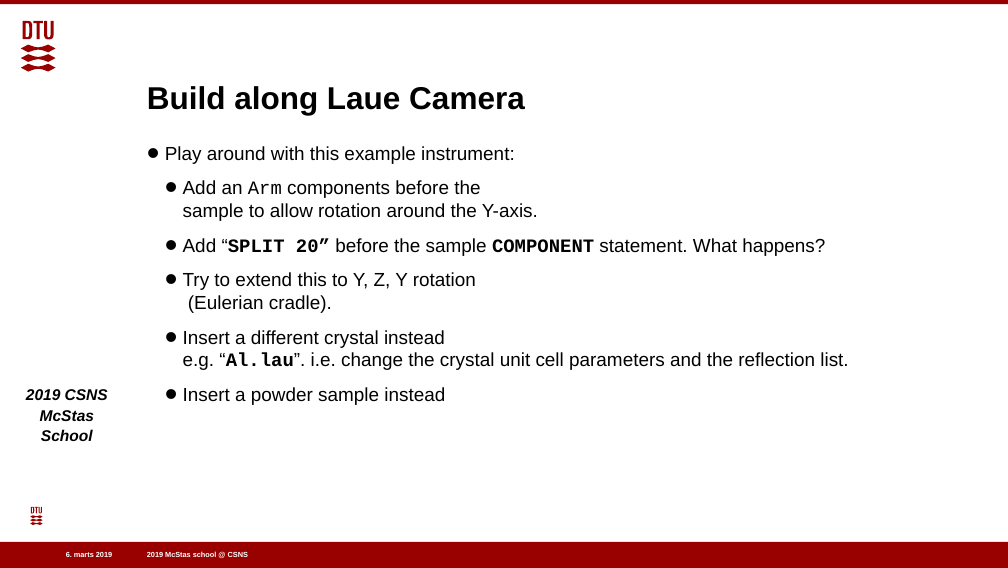
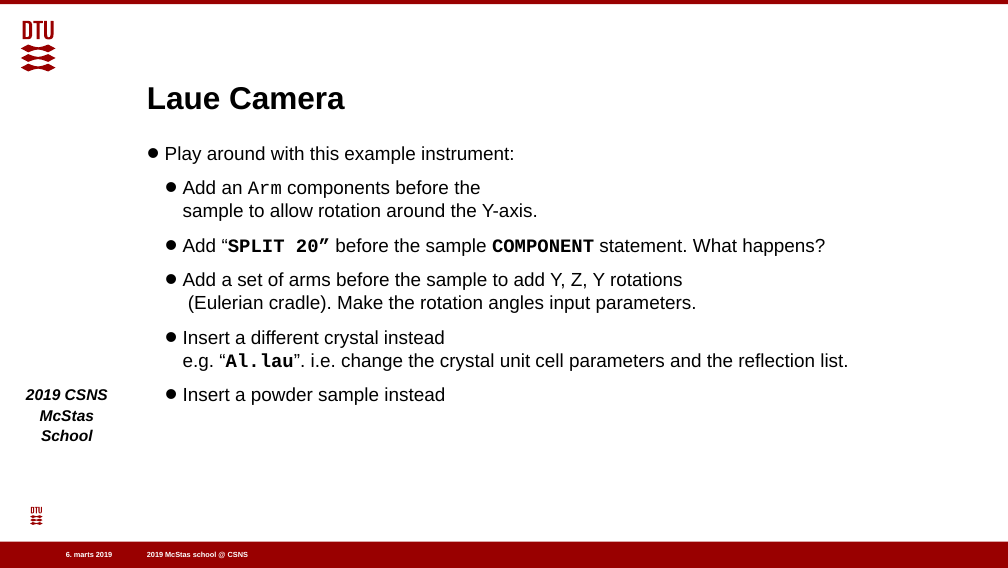
Before and after one commit to eddymaoui/Schools, a slide deck: slide 9 of CSNS_March_2019/3_Wednesday_March_27th/3_sample_and_keyword_exercise/3_sample_practical_powders_sx.pptx. Drawn at 1008x568 pixels with LibreOffice and Linux fonts; fonts in the diff are those of the drawing; background and template pictures are left out. Boxes give left, top, right and bottom in pixels: in the first picture for what was removed or moved away, otherwise in the second. Text is boxed around its words. In the diff, an @@ line names an element or a change of style, - is before the commit and + after.

Commit message:
update Laue and poweder exercise

```diff
--- a/CSNS_March_2019/3_Wednesday_March_27th/3_sample_and_keyword_exercise/3_sample_practical_powders_sx.pptx
+++ b/CSNS_March_2019/3_Wednesday_March_27th/3_sample_and_keyword_exercise/3_sample_practical_powders_sx.pptx
@@ text at (x1=147, y1=87, x2=345, y2=110): text changed @@
-Build along Laue Camera
+Laue Camera
@@ text at (x1=188, y1=272, x2=697, y2=313): text changed @@
-  • Try to extend this to Y, Z, Y rotation
-    (Eulerian cradle).
+  • Add a set of arms before the sample to add Y, Z, Y rotations
+    (Eulerian cradle). Make the rotation angles input parameters.
```
Also in this commit, not shown: 14 other slides changed, 1 slide added, 2 other files.
